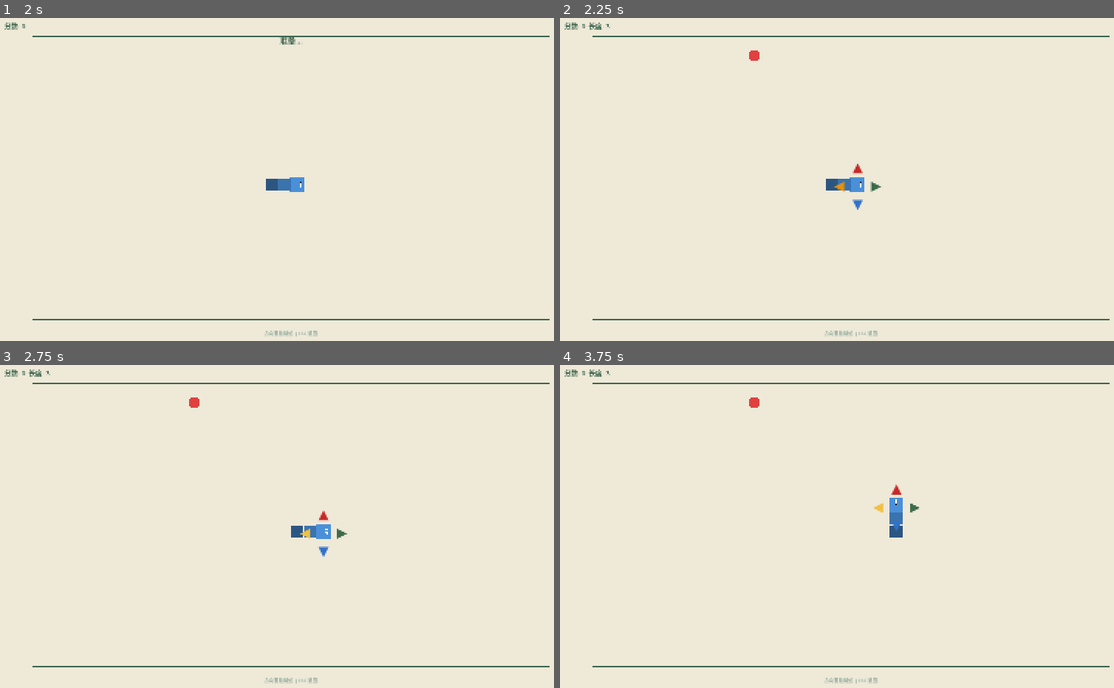
Above: before the commit, frames 1-4 (two rows, left to right).
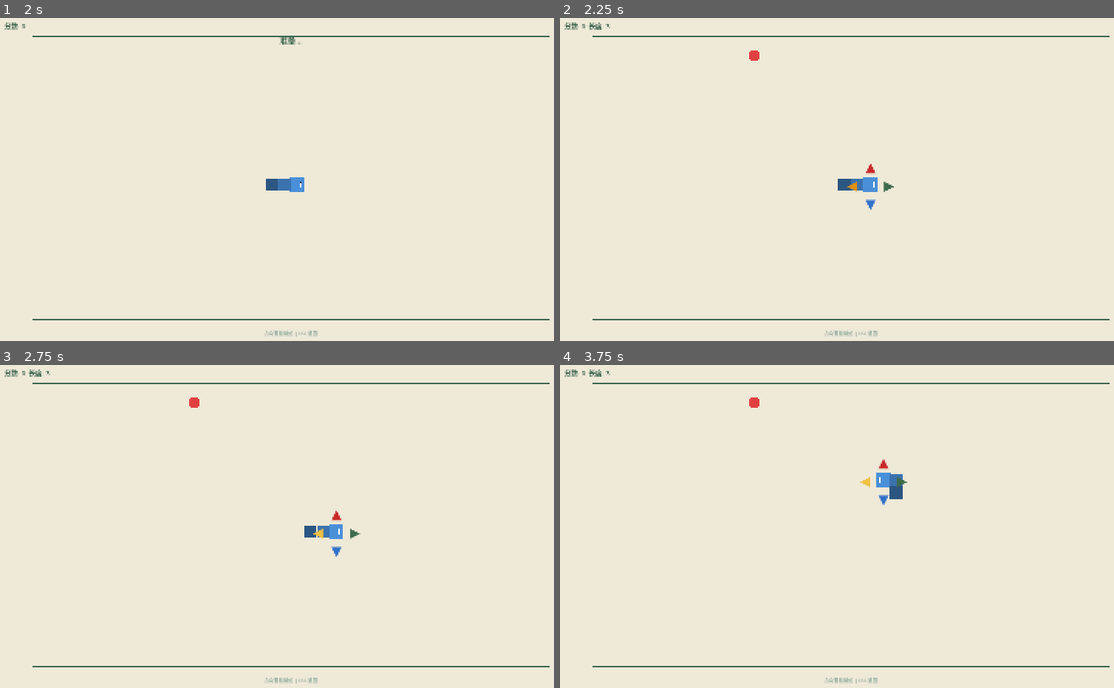
Above: after the commit, the same moments.

Repository: sssd903-tju/MetaBCI_Game
Game: Godot game, scene res://scenes/ssvep/MindSnakeGame.tscn
Same seed, same stepped clock (60 frames per second), same inputs: the game is played once before the commit and once after it. This scene is started directly instead of the project's main scene.
Inputs:
- Up to frame 1 (2 s): tap Enter (ui_accept) at 0.5, 0.77, 1.25, 1.52 s; hold Right 0.53-1.28 s; tap 1 at 0.6 s; hold Down (ui_down) from 1.28 s (still down); tap 2 at 1.35 s
- Up to frame 2 (2.25 s): tap Enter (ui_accept) at 2 s; release Down (ui_down) at 2.03 s; hold Right from 2.03 s (still down); tap 3 at 2.1 s
- Up to frame 3 (2.75 s): keep holding Right
- Up to frame 4 (3.75 s): release Right at 2.78 s; hold Up (ui_up) 2.78-3.53 s; tap 4 at 2.85 s; tap Enter (ui_accept) at 3.02 s; hold Left from 3.53 s (still down); tap 5 at 3.6 s

Frame 1 is identical in both runs. In frame 2, 0.6% of the frame differs, in the area x 48-61%, y 45-60%; in frame 3, 0.6%; in frame 4, 0.8%, in the area x 54-65%, y 29-54%.

Commit message:
fix: 方向键立即响应 + 蛇速 0.3→0.2s

Diff:
--- a/scripts/paradigms/ssvep/entities/snake.gd
+++ b/scripts/paradigms/ssvep/entities/snake.gd
@@ -16,7 +16,7 @@
 var direction: Vector2i = dirs["right"]
 var next_direction: Vector2i = dirs["right"]
 var _tick_timer: float = 0.0
-var _tick_interval: float = 0.3
+var _tick_interval: float = 0.2
 var _grow_pending: int = 0
 var alive: bool = true
 var paused: bool = true
@@ -38,7 +38,7 @@
 	body = [Vector2i(cx, cy), Vector2i(cx - 1, cy), Vector2i(cx - 2, cy)]
 	direction = dirs["right"]
 	next_direction = dirs["right"]
-	_tick_interval = 0.3
+	_tick_interval = 0.2
 	_grow_pending = 0
 	alive = true
 	paused = true
--- a/scripts/paradigms/ssvep/mind_snake_paradigm.gd
+++ b/scripts/paradigms/ssvep/mind_snake_paradigm.gd
@@ -156,13 +156,13 @@
 	if event.is_action_pressed("ui_cancel"):
 		ParadigmManager.go_to_main_menu()
 
-	# 方向键 → 模拟 SSVEP 解码
+	# 方向键 → 立即改变方向
 	if event is InputEventKey and event.pressed and _state == State.PLAYING:
 		match event.keycode:
-			KEY_UP, KEY_W:     _decoded_dir = "up"
-			KEY_DOWN, KEY_S:   _decoded_dir = "down"
-			KEY_LEFT, KEY_A:   _decoded_dir = "left"
-			KEY_RIGHT, KEY_D:  _decoded_dir = "right"
+			KEY_UP, KEY_W:     _snake.set_direction("up"); _decoded_dir = "up"
+			KEY_DOWN, KEY_S:   _snake.set_direction("down"); _decoded_dir = "down"
+			KEY_LEFT, KEY_A:   _snake.set_direction("left"); _decoded_dir = "left"
+			KEY_RIGHT, KEY_D:  _snake.set_direction("right"); _decoded_dir = "right"
 
 
 func _restart() -> void:
